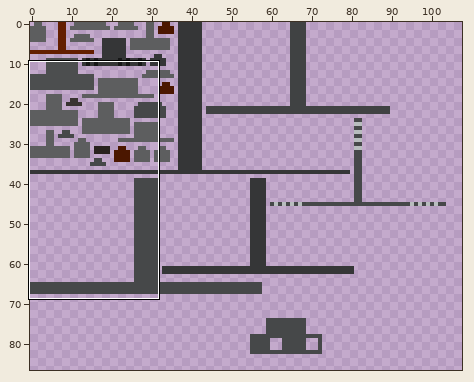
Edited in one commit: sprite sheet (textures/entity/handcannon.png). Above: a wide view before the commit, with the close-up outlined.
Close-up. First the earlier version:
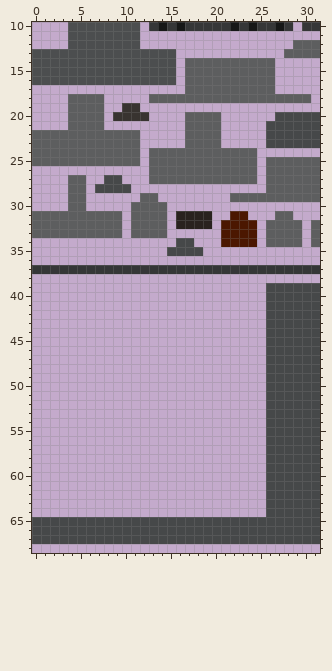
The file is 128x128 pixels. Pixels under 10% opacity are left out. Colours within 5 levels of each other are drawn and written as one. Shown: x 0..31, y 10..68. The wide view leaves out empty margins.
The same view after the edit:
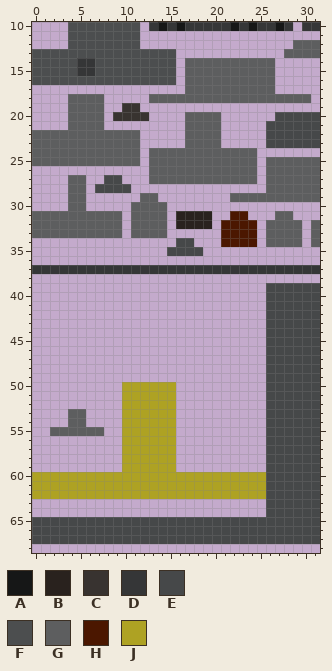
Palette (. is transparent): A #161717  B #29221e  C #383330  D #353637  E #464849  F #4c4e4f  G #5d5e5f  H #4b1700  J #aea223
Difference:
Changed rows in their new state; - is an unchanged pixel.
first column x 5:
14 DD
15 DD
first column x 0:
50 ----------JJJJJJ----------
51 ----------JJJJJJ----------
52 ----------JJJJJJ----------
53 ----GG----JJJJJJ----------
54 ----GG----JJJJJJ----------
55 --GGGGGG--JJJJJJ----------
56 ----------JJJJJJ----------
57 ----------JJJJJJ----------
58 ----------JJJJJJ----------
59 ----------JJJJJJ----------
60 JJJJJJJJJJJJJJJJJJJJJJJJJJ
61 JJJJJJJJJJJJJJJJJJJJJJJJJJ
62 JJJJJJJJJJJJJJJJJJJJJJJJJJ
Boxes around the changes in both close-ups, in picture pixels (x1, y1, x2, y2):
changed: (77, 58, 95, 76)
added: (32, 382, 266, 499)
